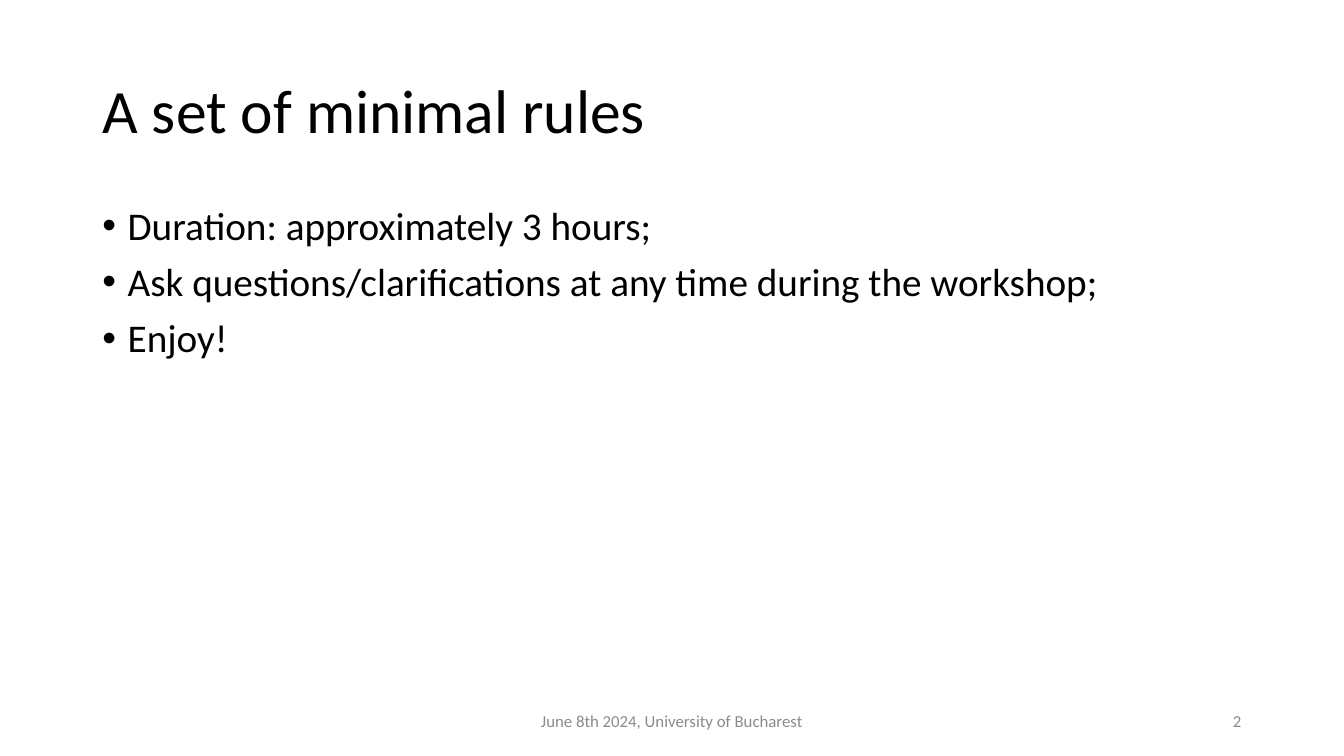
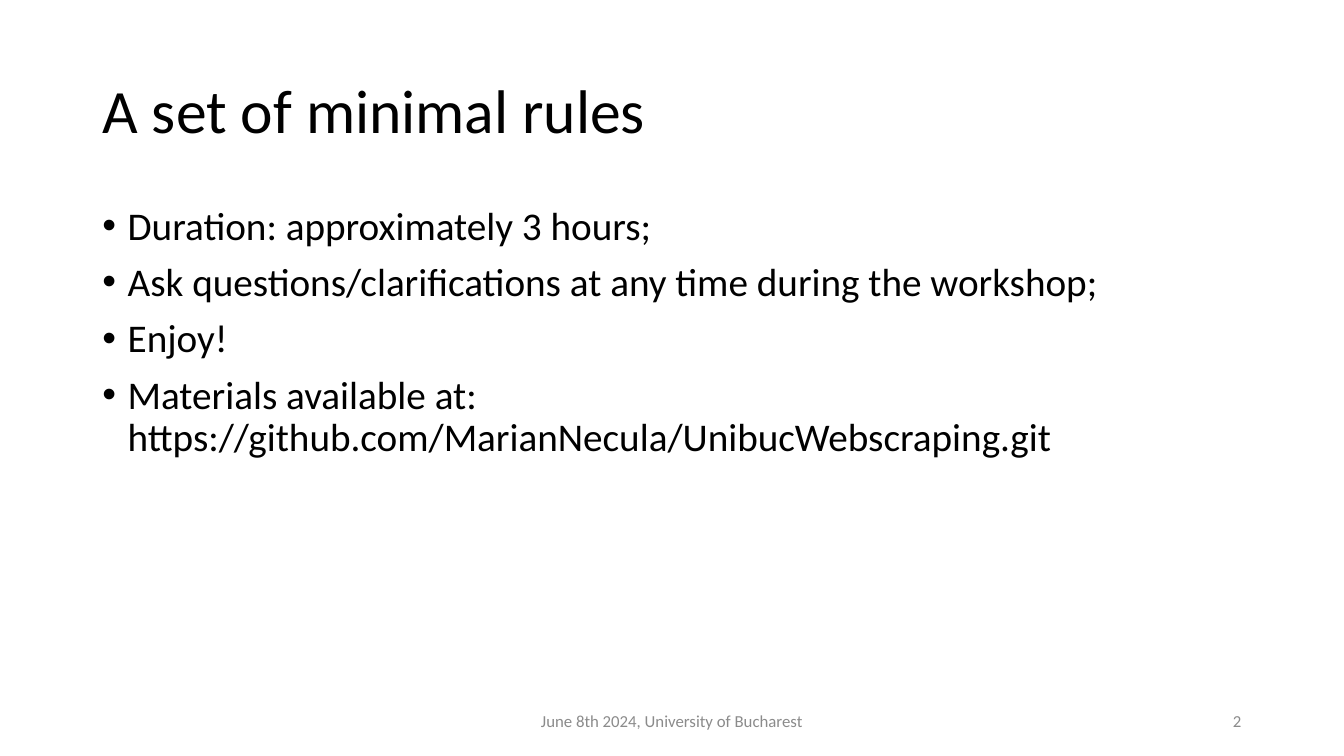
Before and after one commit to MarianNecula/UnibucWebscraping, a slide deck: slide 2 of Webscraping workshop UNIBUC.pptx. Drawn at 1344x756 pixels with LibreOffice and Linux fonts; fonts in the diff are those of the drawing. Boxes give left, top, right and bottom in pixels: in the first picture for what was removed or moved away, otherwise in the second. Text is boxed around its words. In the diff, an @@ line names an element or a change of style, - is before the commit and + after.

```diff
--- a/Webscraping workshop UNIBUC.pptx
+++ b/Webscraping workshop UNIBUC.pptx
@@ text at (128, 381, 1051, 458): paragraph added @@
+• Materials available at: https://github.com/MarianNecula/UnibucWebscraping.git
```
Also in this commit, not shown: 1 other file.
